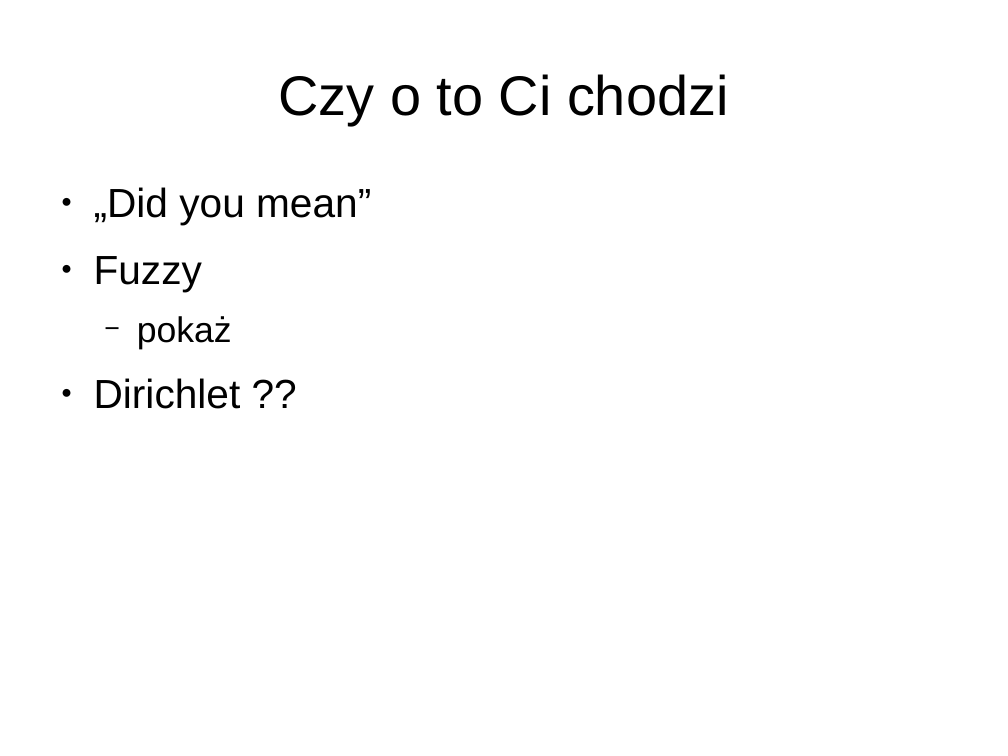
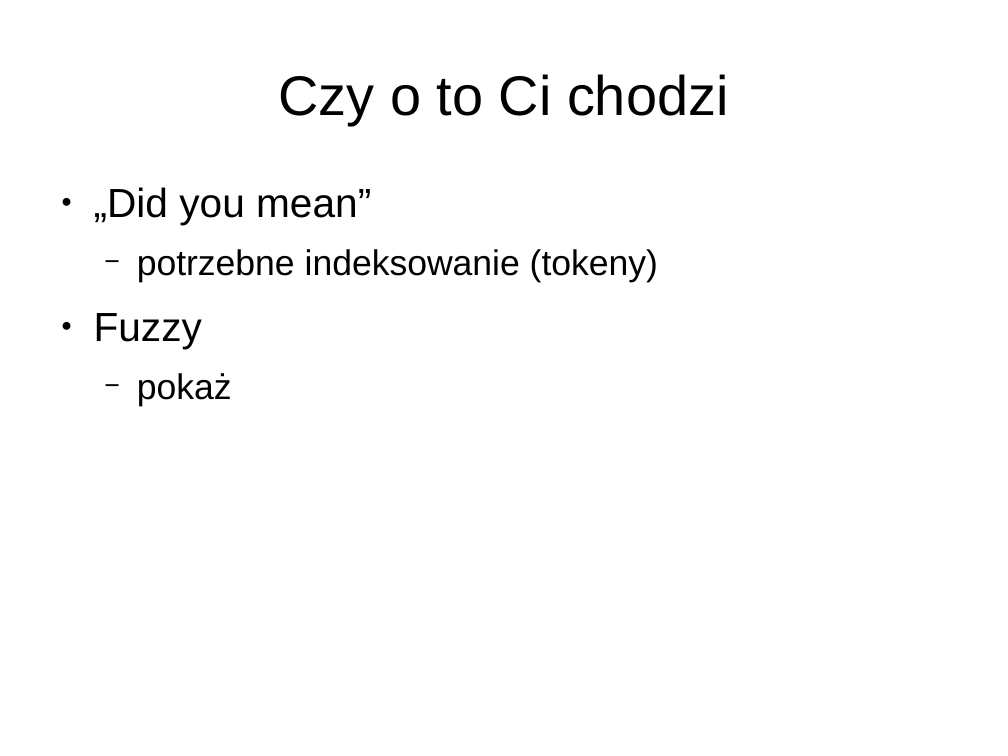
Before and after one commit to lukaszkuczynski/nieszukaj, a slide deck: slide 20 of znajduj.odp. Drawn at 1008x756 pixels with LibreOffice and Linux fonts; fonts in the diff are those of the drawing. Boxes give left, top, right and bottom in pixels: in the first picture for what was removed or moved away, otherwise in the second. Text is boxed around its words. In the diff, an @@ line names an element or a change of style, - is before the commit and + after.

```diff
--- a/znajduj.odp
+++ b/znajduj.odp
@@ text at (x1=137, y1=249, x2=658, y2=282): paragraph added @@
+  − potrzebne indeksowanie (tokeny)
@@ text at (x1=94, y1=378, x2=241, y2=409): paragraph removed @@
-● Dirichlet ??
```
Also in this commit, not shown: 6 other slides changed, 8 slides added, 1 slide removed, 1 other file.
